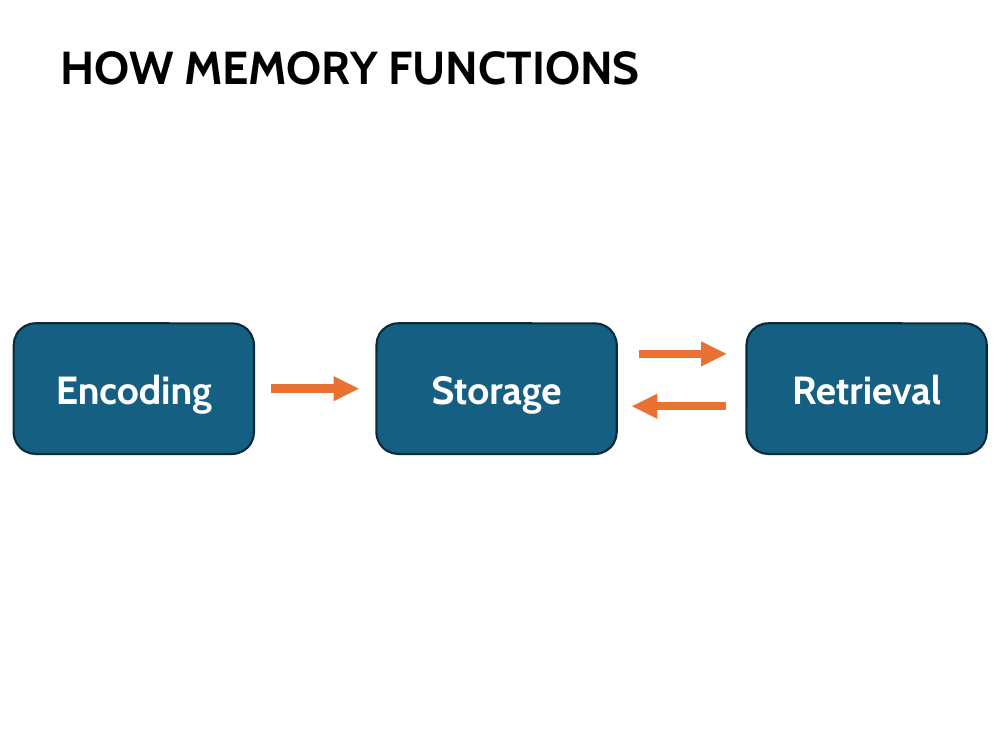
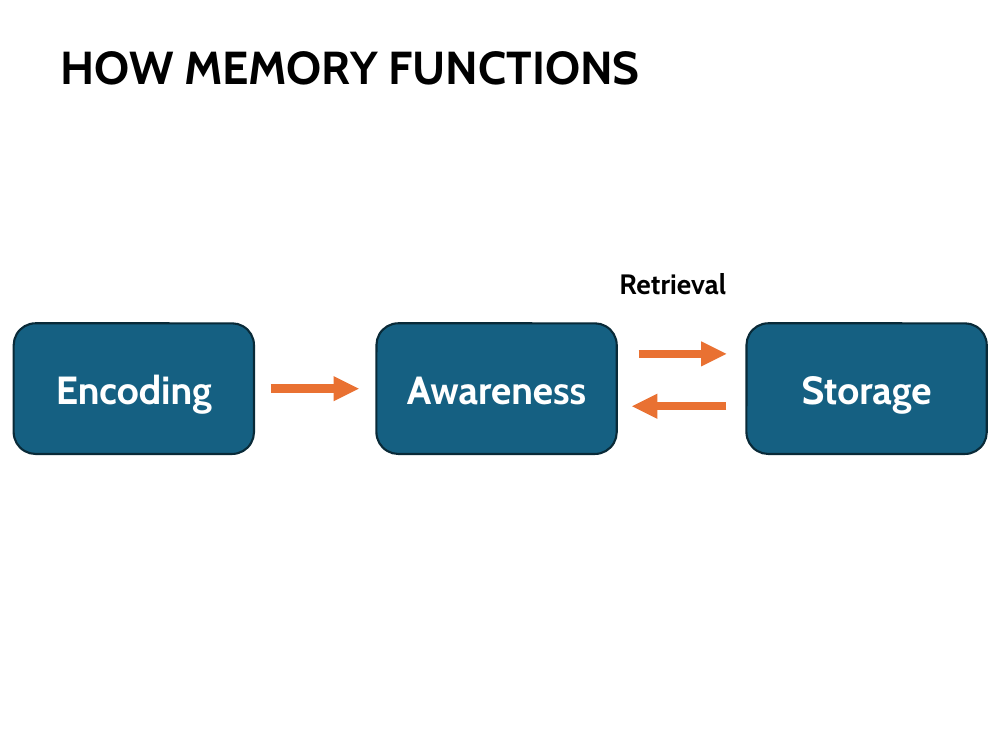
Before and after one commit to npm27/Teaching-Materials, a slide deck: slide 3 of Gen Psych II/Slides/8 Memory.pptx. Drawn at 1008x756 pixels with LibreOffice and Linux fonts; fonts in the diff are those of the drawing. Boxes give left, top, right and bottom in pixels: in the first picture for what was removed or moved away, otherwise in the second. Text is boxed around its words. In the diff, an @@ line names an element or a change of style, - is before the commit and + after.

```diff
--- a/Gen Psych II/Slides/8 Memory.pptx
+++ b/Gen Psych II/Slides/8 Memory.pptx
@@ text added at box(619, 273, 726, 295), 20 pt, text #000000, bold @@
+Retrieval
@@ text in rounded rectangle at box(407, 376, 586, 405): text changed @@
-Storage
+Awareness
@@ text in rounded rectangle at box(802, 376, 932, 413): text changed @@
-Retrieval
+Storage
```
Also in this commit, not shown: 6 other slides changed, 15 slides added, 1 slide removed, 29 other files.
